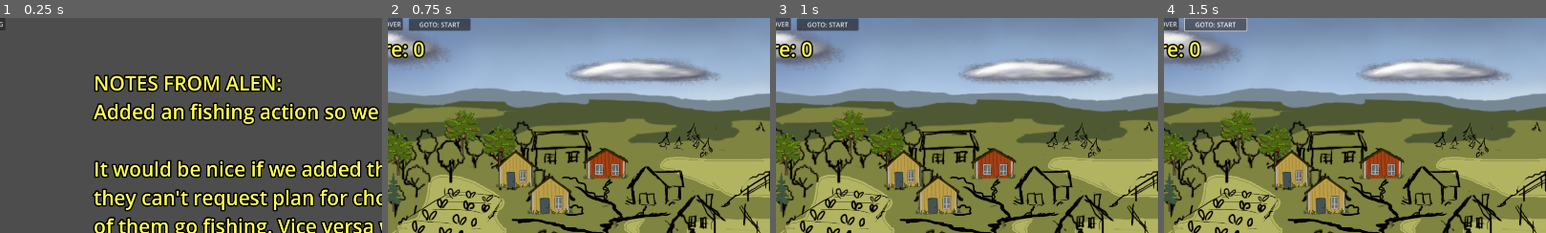
Above: before the commit, frames 1-4 (left to right).
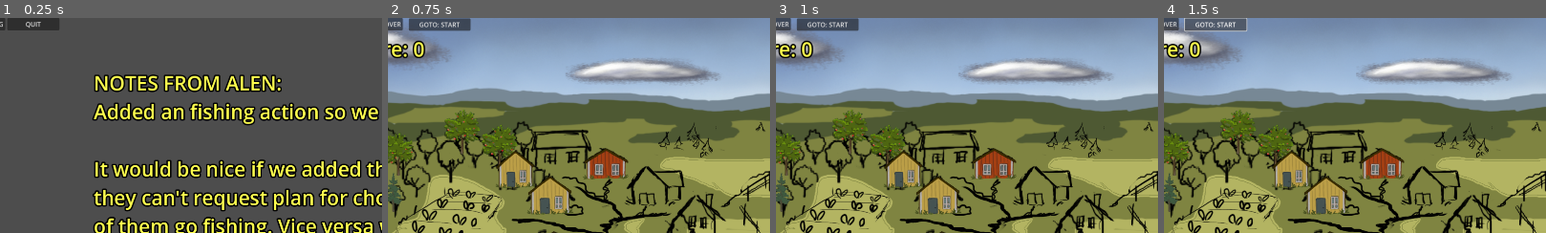
Above: after the commit, the same moments.

Repository: arget4me/cosyville
Game: Godot game, scene res://Scenes/main_scene.tscn
Two runs of this game, one before a commit and one after it. Both use one fixed random seed, a clock stepped at 60 frames per second and the inputs below.
Inputs:
- Up to frame 1 (0.25 s): no input
- Up to frame 2 (0.75 s): click "GOTO: PLAYING" at 0.5 s
- Up to frame 3 (1 s): no input
- Up to frame 4 (1.5 s): click "GOTO: START" at 1.25 s
The pictures show only the part of the screen within x 6-56%, y 0-50%; the shares and areas given below are measured in that part.

The runs differ from the first frame. In frame 1, 0.8% of the frame differs, in the area x 2-16%, y 0-6%; in frame 2, nothing differs; in frame 3, nothing differs; in frame 4, nothing differs.

Commit message:
Add quit button

Diff:
--- a/Scenes/UI/start_ui.tscn
+++ b/Scenes/UI/start_ui.tscn
@@ -16,6 +16,14 @@
 text = "GOTO: PLAYING"
 goto_state_on_click = 1
 
+[node name="QuitButton" parent="." instance=ExtResource("1_kiwh3")]
+layout_mode = 0
+offset_left = 136.0
+offset_right = 267.0
+text = "QUIT
+"
+script = null
+
 [node name="RichTextLabel" type="Label" parent="."]
 layout_mode = 0
 offset_left = 353.0
@@ -33,3 +41,5 @@
 Also damage isnt taken from the chaos events anymore.
 "
 autowrap_mode = 2
+
+[connection signal="pressed" from="QuitButton" to="GotoStateButton" method="_on_goto_state_button_2_pressed"]
--- a/Scripts/UI/transition_game_state_button.gd
+++ b/Scripts/UI/transition_game_state_button.gd
@@ -7,3 +7,9 @@
 
 func button_clicked():
 	GameManager.transition_to_state(goto_state_on_click)
+
+func quit_game():
+	get_tree().quit()
+
+func _on_goto_state_button_2_pressed() -> void:
+	quit_game()
